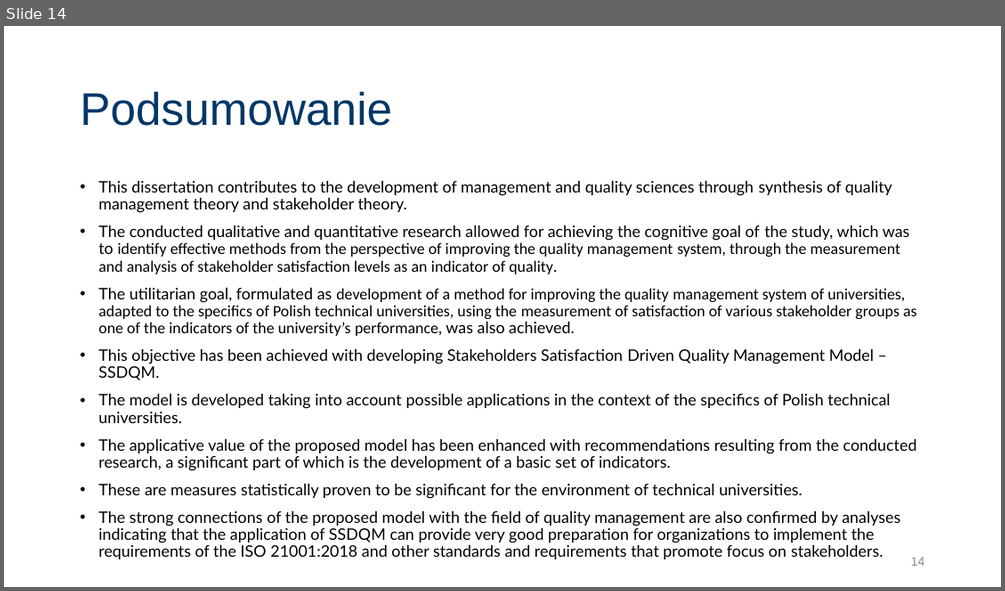
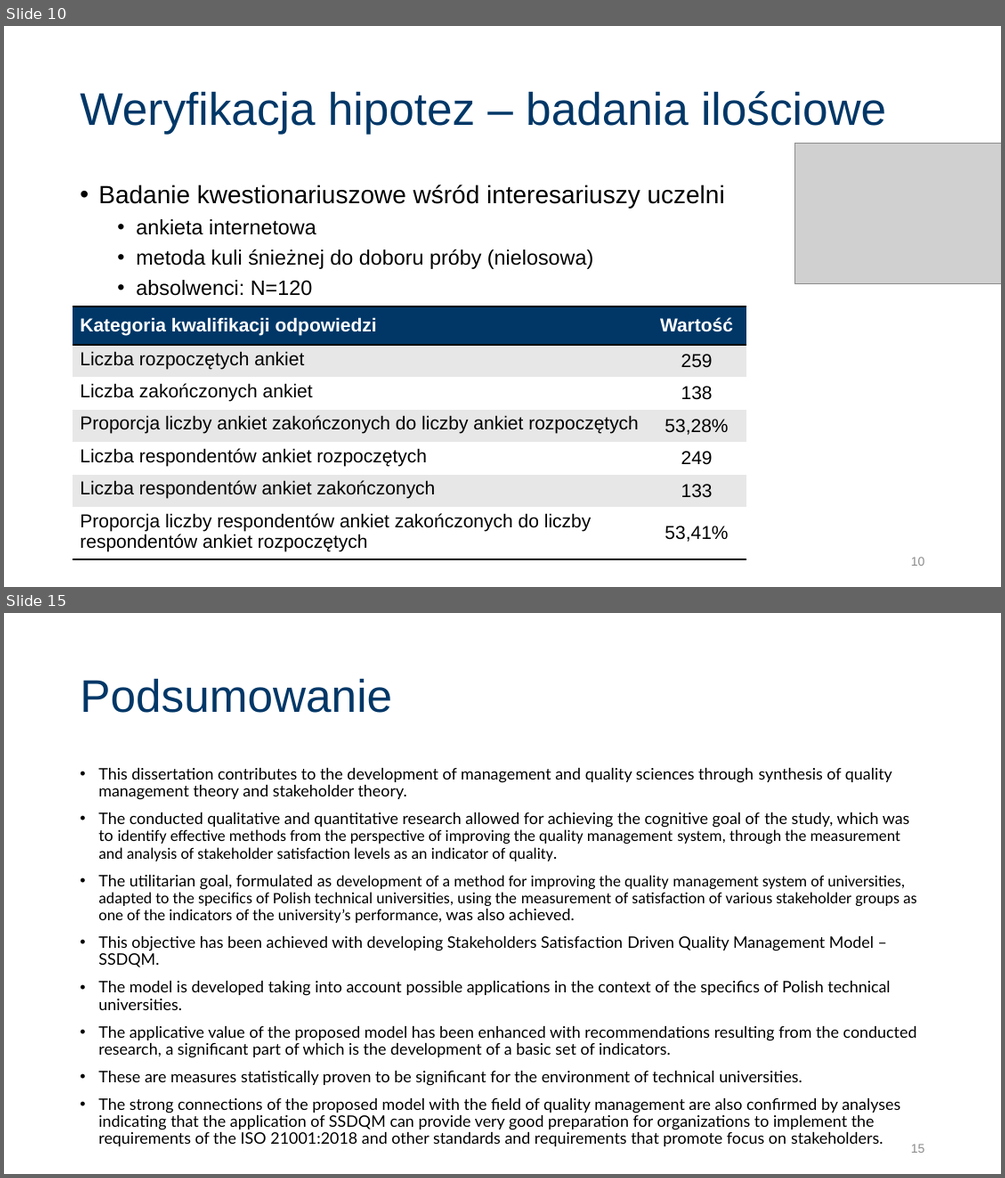
Before and after one commit to JeanPaulSzefler/doktorat_git, a slide deck: Obrona_JPSZEFLER/SSI_forHEI_QMS_PL_v0.1.pptx. Shown one above the other, each under a label of ours: slide 14 before the commit, slides 10 and 15 after it; the slides between them are not shown. The pictures are 1005x591 and 1005x1178 pixels, drawn with LibreOffice and Linux fonts; fonts in the diff are those of the drawing; grey boxes stand for pictures. Boxes give left, top, right and bottom in pixels: in the first picture for what was removed or moved away, otherwise in the second. Text is boxed around its words. In the diff, an @@ line names an element or a change of style, - is before the commit and + after.

```diff
--- a/Obrona_JPSZEFLER/SSI_forHEI_QMS_PL_v0.1.pptx
+++ b/Obrona_JPSZEFLER/SSI_forHEI_QMS_PL_v0.1.pptx
@@ slide 10 added at [4, 26, 1001, 587], background #FFFFFF @@
@@ title added at [80, 91, 886, 134], 44 pt, text #003767 @@
+Weryfikacja hipotez – badania ilościowe
@@ picture added at [795, 143, 1001, 284] @@
@@ text added at [98, 184, 725, 296], 20 pt, text #000000 @@
+• Badanie kwestionariuszowe wśród interesariuszy uczelni
+  • ankieta internetowa
+  • metoda kuli śnieżnej do doboru próby (nielosowa)
+  • absolwenci: N=120
@@ table added at [73, 306, 747, 560], 7 rows, 2 columns @@
+Kategoria kwalifikacji odpowiedzi | Wartość
+Liczba rozpoczętych ankiet | 259
+Liczba zakończonych ankiet | 138
+Proporcja liczby ankiet zakończonych do liczby ankiet rozpoczętych | 53,28%
+Liczba respondentów ankiet rozpoczętych | 249
+Liczba respondentów ankiet zakończonych | 133
+Proporcja liczby respondentów ankiet zakończonych do liczby respondentów ankiet rozpoczętych | 53,41%
@@ page number added at [911, 556, 925, 565], 12 pt, text #8C8C8C @@
+10
@@ what was slide 14 is now slide 15 @@
@@ page number at [911, 1143, 925, 1152]: text changed @@
-14
+15
```
Also in this commit, not shown: 5 slides changed, 3 other slides added, 3 slides removed, 5 other files.
